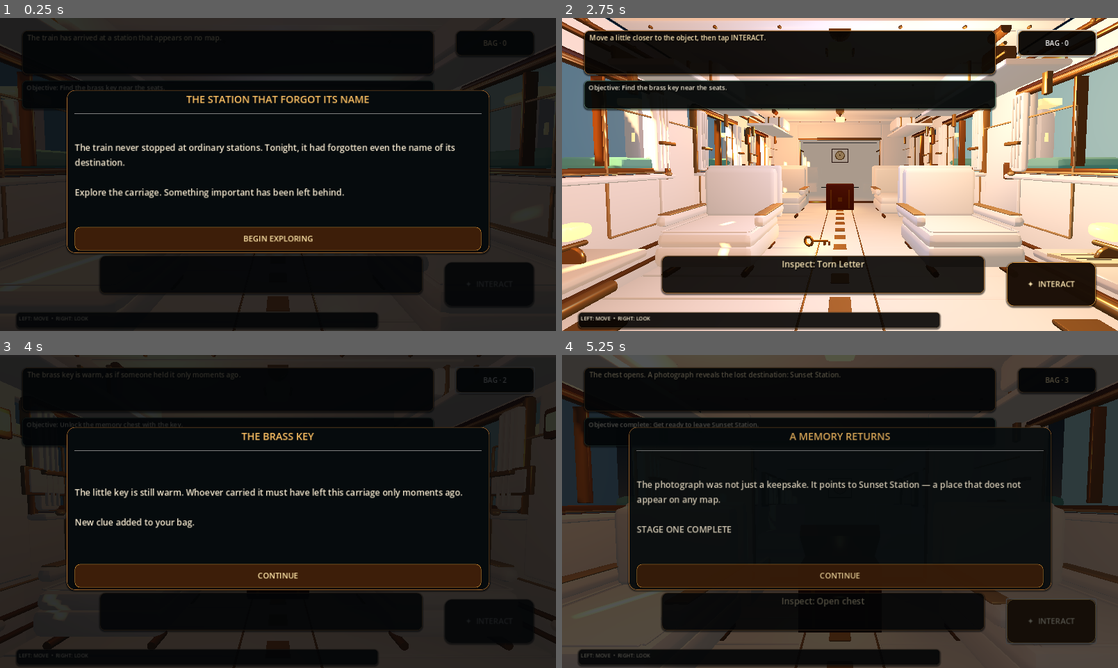
Above: before the commit, frames 1-4 (two rows, left to right).
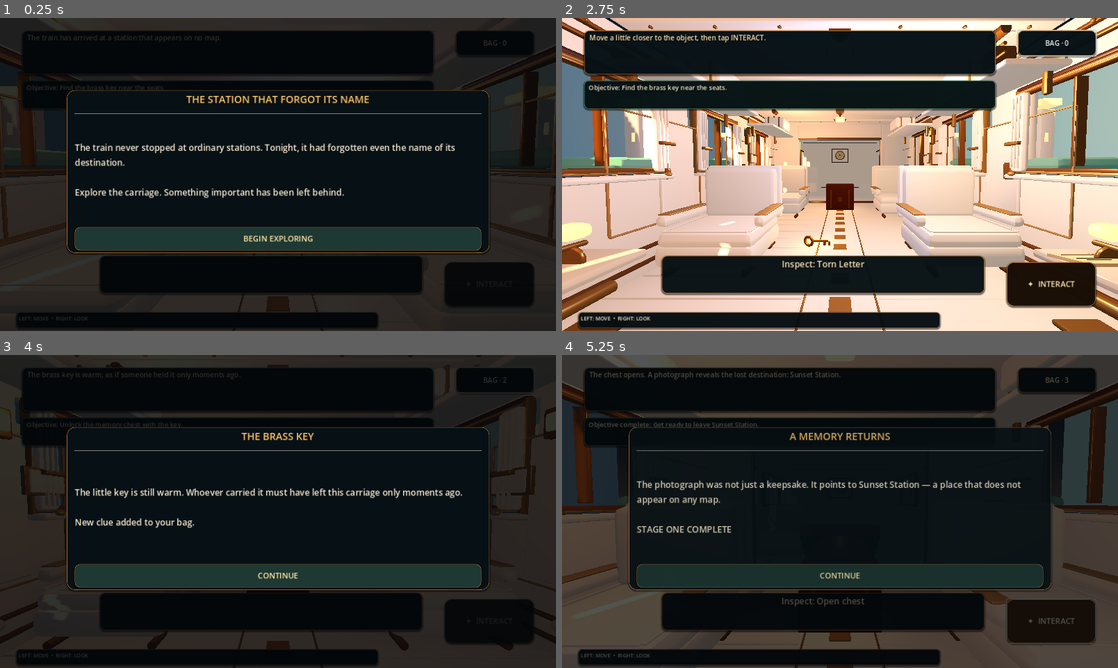
Above: after the commit, the same moments.

Repository: bdssmdkacem-dot/lost-things-express
Game: Godot game, scene res://scenes/main.tscn
Two runs of this game, one before a commit and one after it. Both use one fixed random seed, a clock stepped at 60 frames per second and the inputs below.
Inputs (mouse positions are in pixels of both pictures, inside the frame that each line leads up to):
- Up to frame 1 (0.25 s): no input
- Up to frame 2 (2.75 s): click "BEGIN EXPLORING" at 0.5 s; click "BAG · 0" at 1.25 s; tap Enter at 2 s; move the mouse to (867, 174) at 2.02 s; hold W (move_forward) from 2.03 s (still down); tap E at 2.1 s; click (867, 174) at 2.17 s
- Up to frame 3 (4 s): keep holding W (move_forward); move the mouse to (250, 511) at 2.77 s; tap E at 2.85, 3.6 s; move the mouse to (289, 505) at 3.52 s
- Up to frame 4 (5.25 s): release W (move_forward) at 4.25 s; click "CONTINUE" at 4.25 s; click "✦ INTERACT" at 5 s

The runs differ from the first frame. In frame 1, 5.3% of the frame differs, in the area x 13-87%, y 66-75%; in frame 2, less than 0.1%; in frame 3, 5.3%; in frame 4, 5.3%.

Commit message:
ui: unify first-stage HUD with locked navy emerald brass identity

Diff:
--- a/scripts/main.gd
+++ b/scripts/main.gd
@@ -229,7 +229,7 @@
 	status_label.add_theme_color_override("font_shadow_color", Color(0.0, 0.0, 0.0, 1.0))
 	status_label.add_theme_constant_override("shadow_offset_x", 1)
 	status_label.add_theme_constant_override("shadow_offset_y", 2)
-	status_label.add_theme_stylebox_override("normal", _ui_panel_style(Color(0.025, 0.018, 0.012, 0.88), Color(0.72, 0.47, 0.19, 0.95), 12, 12))
+	status_label.add_theme_stylebox_override("normal", _ui_panel_style(Color(0.027, 0.065, 0.082, 0.96), Color(0.72, 0.47, 0.19, 0.98), 12, 12))
 	root.add_child(status_label)
 
 	objective_label = Label.new()
@@ -243,7 +243,7 @@
 	objective_label.add_theme_color_override("font_shadow_color", Color(0.0, 0.0, 0.0, 1.0))
 	objective_label.add_theme_constant_override("shadow_offset_x", 1)
 	objective_label.add_theme_constant_override("shadow_offset_y", 1)
-	objective_label.add_theme_stylebox_override("normal", _ui_panel_style(Color(0.018, 0.032, 0.031, 0.88), Color(0.36, 0.53, 0.43, 0.9), 10, 10))
+	objective_label.add_theme_stylebox_override("normal", _ui_panel_style(Color(0.025, 0.075, 0.078, 0.96), Color(0.30, 0.55, 0.43, 0.98), 10, 10))
 	root.add_child(objective_label)
 
 	prompt_label = Label.new()
@@ -257,7 +257,7 @@
 	prompt_label.add_theme_color_override("font_shadow_color", Color(0.0, 0.0, 0.0, 1.0))
 	prompt_label.add_theme_constant_override("shadow_offset_x", 1)
 	prompt_label.add_theme_constant_override("shadow_offset_y", 2)
-	prompt_label.add_theme_stylebox_override("normal", _ui_panel_style(Color(0.025, 0.018, 0.012, 0.78), Color(0.67, 0.43, 0.17, 0.9), 12, 8))
+	prompt_label.add_theme_stylebox_override("normal", _ui_panel_style(Color(0.027, 0.065, 0.082, 0.94), Color(0.72, 0.47, 0.19, 0.96), 12, 8))
 	root.add_child(prompt_label)
 
 	interact_button = Button.new()
@@ -271,7 +271,7 @@
 	interact_button.add_theme_color_override("font_color", Color(1.0, 0.91, 0.70))
 	interact_button.add_theme_color_override("font_hover_color", Color(1.0, 0.97, 0.86))
 	interact_button.add_theme_color_override("font_pressed_color", Color(0.15, 0.08, 0.025))
-	interact_button.add_theme_stylebox_override("normal", _ui_panel_style(Color(0.10, 0.055, 0.022, 0.96), Color(0.91, 0.62, 0.24, 1.0), 16, 8))
+	interact_button.add_theme_stylebox_override("normal", _ui_panel_style(Color(0.10, 0.055, 0.022, 0.98), Color(0.72, 0.47, 0.19, 1.0), 16, 8))
 	interact_button.add_theme_stylebox_override("hover", _ui_panel_style(Color(0.24, 0.13, 0.035, 0.98), Color(1.0, 0.78, 0.35, 1.0), 16, 8))
 	interact_button.add_theme_stylebox_override("pressed", _ui_panel_style(Color(0.85, 0.56, 0.18, 1.0), Color(1.0, 0.85, 0.48, 1.0), 16, 8))
 	interact_button.add_theme_stylebox_override("disabled", _ui_panel_style(Color(0.045, 0.035, 0.025, 0.80), Color(0.28, 0.23, 0.16, 0.8), 16, 8))
@@ -287,7 +287,7 @@
 	inventory_button.add_theme_font_size_override("font_size", 16)
 	inventory_button.add_theme_color_override("font_color", Color(1.0, 0.89, 0.67))
 	inventory_button.add_theme_color_override("font_hover_color", Color(1.0, 0.97, 0.86))
-	inventory_button.add_theme_stylebox_override("normal", _ui_panel_style(Color(0.025, 0.018, 0.012, 0.90), Color(0.68, 0.46, 0.22, 0.95), 12, 7))
+	inventory_button.add_theme_stylebox_override("normal", _ui_panel_style(Color(0.027, 0.065, 0.082, 0.96), Color(0.72, 0.47, 0.19, 0.98), 12, 7))
 	inventory_button.add_theme_stylebox_override("hover", _ui_panel_style(Color(0.12, 0.075, 0.025, 0.97), Color(0.93, 0.69, 0.31, 1.0), 12, 7))
 	inventory_button.add_theme_stylebox_override("pressed", _ui_panel_style(Color(0.40, 0.24, 0.07, 1.0), Color(1.0, 0.80, 0.38, 1.0), 12, 7))
 	inventory_button.pressed.connect(_toggle_inventory)
@@ -305,7 +305,7 @@
 	inventory_label.add_theme_color_override("font_shadow_color", Color(0.02, 0.015, 0.01, 0.9))
 	inventory_label.add_theme_constant_override("shadow_offset_x", 2)
 	inventory_label.add_theme_constant_override("shadow_offset_y", 2)
-	inventory_label.add_theme_stylebox_override("normal", _ui_panel_style(Color(0.018, 0.014, 0.009, 0.90), Color(0.61, 0.40, 0.17, 0.92), 10, 10))
+	inventory_label.add_theme_stylebox_override("normal", _ui_panel_style(Color(0.025, 0.055, 0.068, 0.97), Color(0.55, 0.38, 0.20, 0.96), 10, 10))
 	inventory_label.visible = false
 	root.add_child(inventory_label)
 
@@ -319,7 +319,7 @@
 	hint.autowrap_mode = TextServer.AUTOWRAP_OFF
 	hint.add_theme_font_size_override("font_size", 12)
 	hint.add_theme_color_override("font_color", Color(0.95, 0.91, 0.81))
-	hint.add_theme_stylebox_override("normal", _ui_panel_style(Color(0.015, 0.012, 0.009, 0.78), Color(0.40, 0.31, 0.20, 0.75), 8, 5))
+	hint.add_theme_stylebox_override("normal", _ui_panel_style(Color(0.025, 0.055, 0.068, 0.94), Color(0.42, 0.34, 0.23, 0.88), 8, 5))
 	root.add_child(hint)
 	_build_story_overlay(root)
 
@@ -353,7 +353,7 @@
 	card.anchor_top = 0.23
 	card.anchor_right = 0.88
 	card.anchor_bottom = 0.75
-	card.add_theme_stylebox_override("panel", _ui_panel_style(Color(0.025, 0.045, 0.052, 0.98), Color(0.76, 0.48, 0.20, 1.0), 18, 18))
+	card.add_theme_stylebox_override("panel", _ui_panel_style(Color(0.027, 0.065, 0.082, 0.99), Color(0.72, 0.47, 0.19, 1.0), 18, 18))
 	story_overlay.add_child(card)
 
 	var content := VBoxContainer.new()
@@ -385,7 +385,7 @@
 	story_continue.custom_minimum_size = Vector2(0, 54)
 	story_continue.add_theme_font_size_override("font_size", 18)
 	story_continue.add_theme_color_override("font_color", Color(1.0, 0.90, 0.66))
-	story_continue.add_theme_stylebox_override("normal", _ui_panel_style(Color(0.24, 0.12, 0.035, 1.0), Color(0.94, 0.66, 0.25, 1.0), 12, 10))
+	story_continue.add_theme_stylebox_override("normal", _ui_panel_style(Color(0.12, 0.22, 0.20, 1.0), Color(0.72, 0.47, 0.19, 1.0), 12, 10))
 	story_continue.add_theme_stylebox_override("pressed", _ui_panel_style(Color(0.78, 0.48, 0.12, 1.0), Color(1.0, 0.84, 0.42, 1.0), 12, 10))
 	story_continue.pressed.connect(_close_story_card)
 	content.add_child(story_continue)
